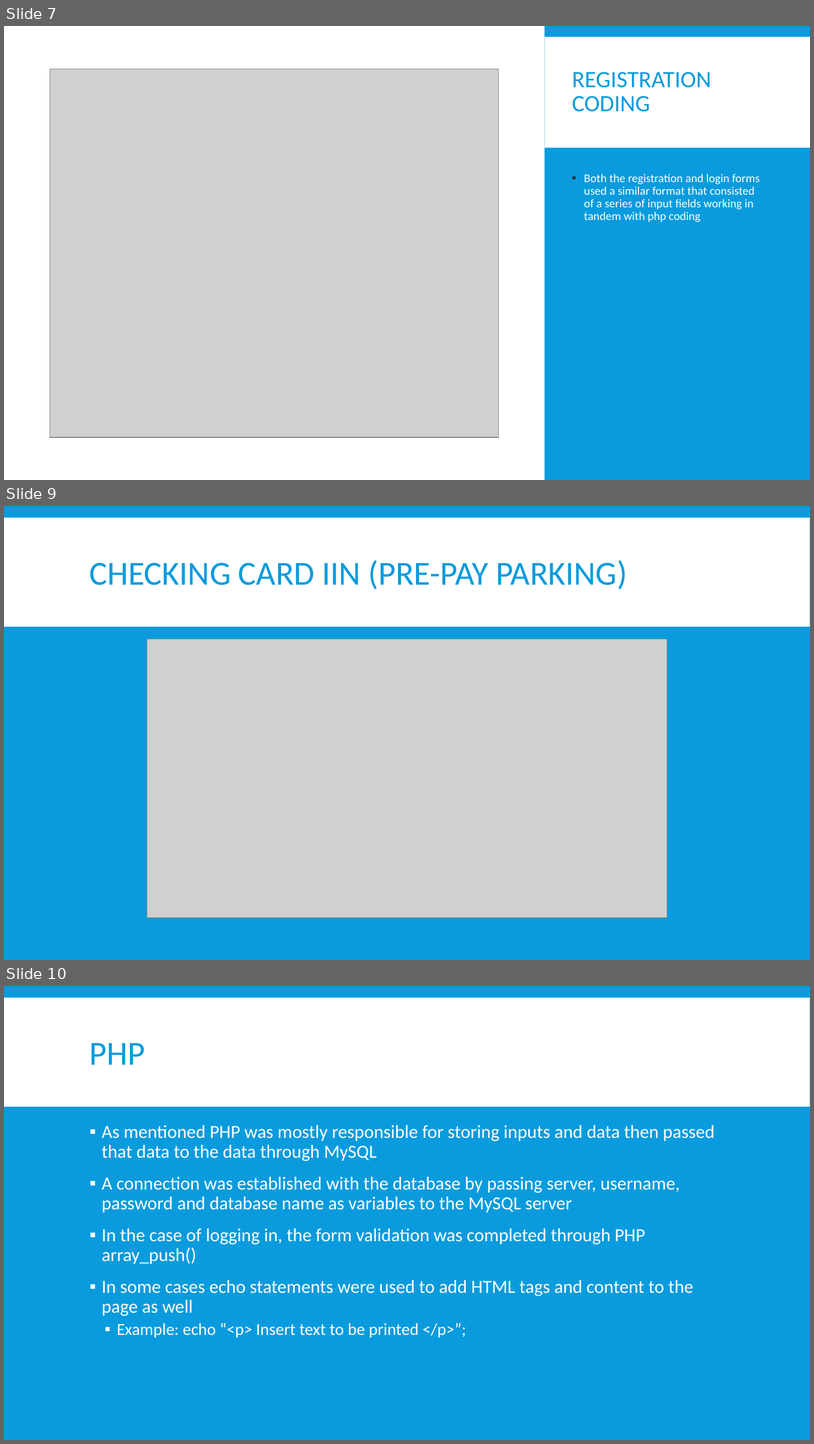
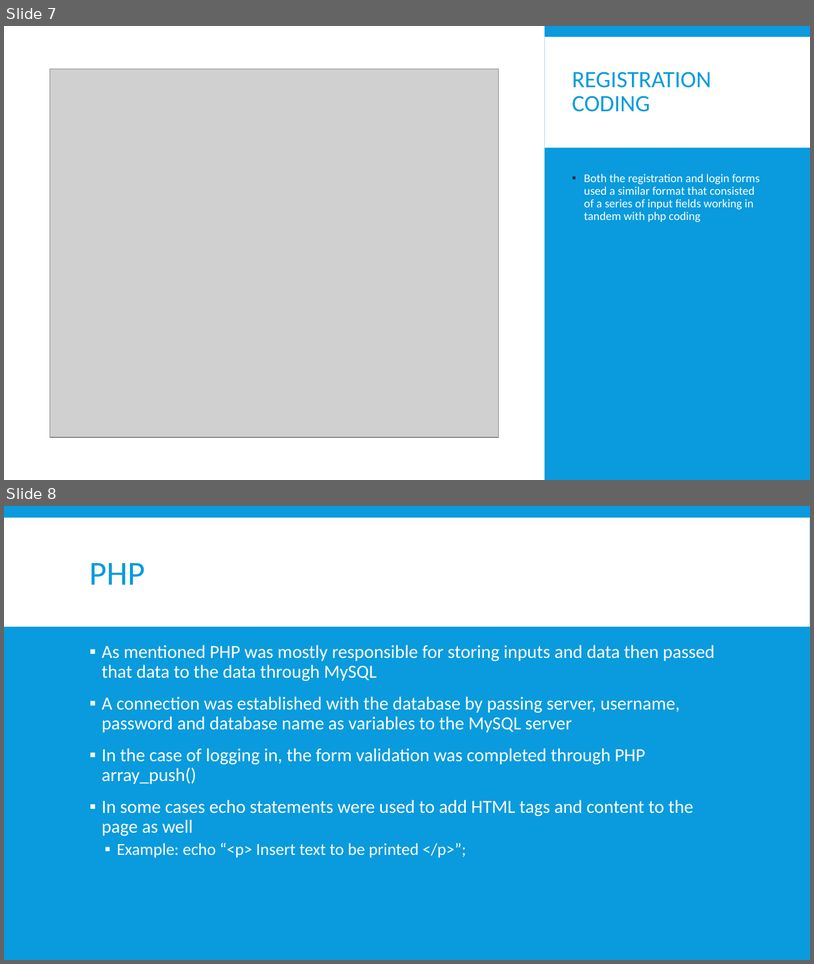
Before and after one commit to WebProgrammingTeam3/Project-4, a slide deck: Project04.pptx. Shown one above the other, each under a label of ours: slides 7, 9 and 10 before the commit, slides 7 and 8 after it; the slides between them are not shown. The pictures are 814x1444 and 814x964 pixels, drawn with LibreOffice and Linux fonts; fonts in the diff are those of the drawing; grey boxes stand for pictures. Boxes give left, top, right and bottom in pixels: in the first picture for what was removed or moved away, otherwise in the second. Text is boxed around its words. In the diff, an @@ line names an element or a change of style, - is before the commit and + after.

```diff
--- a/Project04.pptx
+++ b/Project04.pptx
@@ slide 9 removed at <box>4,506,810,960</box>, background #099BDD; not listed: 1 template element that a slide beside it also shows @@
@@ title removed at <box>90,560,627,589</box> @@
-CHECKING CARD IIN (PRE-PAY PARKING)
@@ picture removed at <box>147,639,668,918</box> @@
@@ what was slide 10 is now slide 8 @@
```
Also in this commit, not shown: 6 slides changed, 2 slides added, 2 other slides removed.
